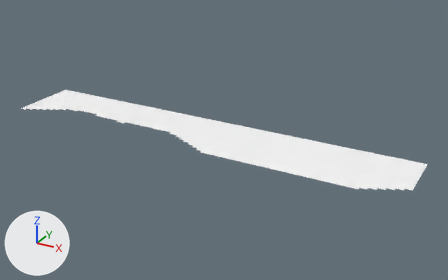
What one commit did to the OBJ model assets/models/environment/suvanto-ice.obj.
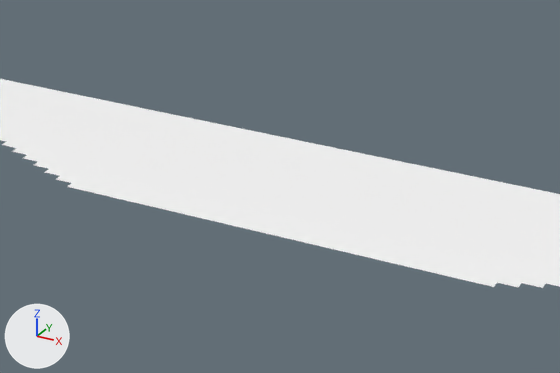
Each version appears first whole from a camera (50 mm lens) standing at (355.0, -381.0, 296.0) and looking at (26.0, 218.0, -3.0), and next in a close-up on the part from 39% to 85% of the width and 30% to 79% of the height. Arrows for +X, +Y and +Z are at lower left; the lights stay in place. The last two pictures show the newer version. Where no turn or scale is listed for an object, it has been applied to the vertices.

The older version as bpy lines, for what is in view:
```python
me_suvantoice = bpy.data.meshes.new('SuvantoIce')
me_suvantoice.from_pydata(...)  # 2611 vertices, 4900 faces; spans x -256.0..256.0, y 164.0..256.0, z 2.0
me_suvantoice.materials.append(mat_frozen_ice)  # its picture is missing
ob_suvantoice = bpy.data.objects.new('SuvantoIce', me_suvantoice)
ob_suvantoice.location = (0.0, 0.0, 0.0)
```
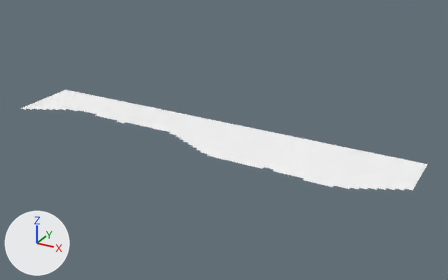
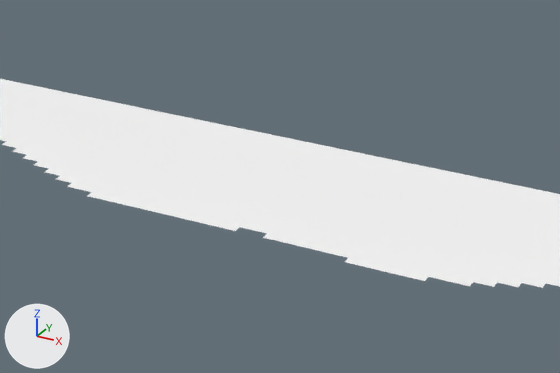
Commit message: assets(world): extend frozen Suvanto mesh to the irregular shore

Where the change shows, as pixel boxes (x1, y1, x2, y2) in the close-ups (560 x 373 px):
part 1 of me_suvantoice, added
    after: (87, 192, 473, 287)

The change in detail:
me_suvantoice is used by ob_suvantoice; location (0.0, 0.0, 0.0).
me_suvantoice had 2611 vertices, 4900 faces and spanned x -256.0..256.0, y 164.0..256.0, z 2.0.
me_suvantoice now has 2660 vertices, 4992 faces and spans x -256.0..256.0, y 156.0..256.0, z 2.0.
Part 1, on me_suvantoice:
40 new vertices lie (0.0, -4.0, 0.0) away from vertices in x 36.0..200.0, y 164.0, z 2.0.
9 new vertices lie (0.0, -4.0, 0.0) away from vertices in x 152.0..184.0, y 160.0, z 2.0.
92 new faces join them.
